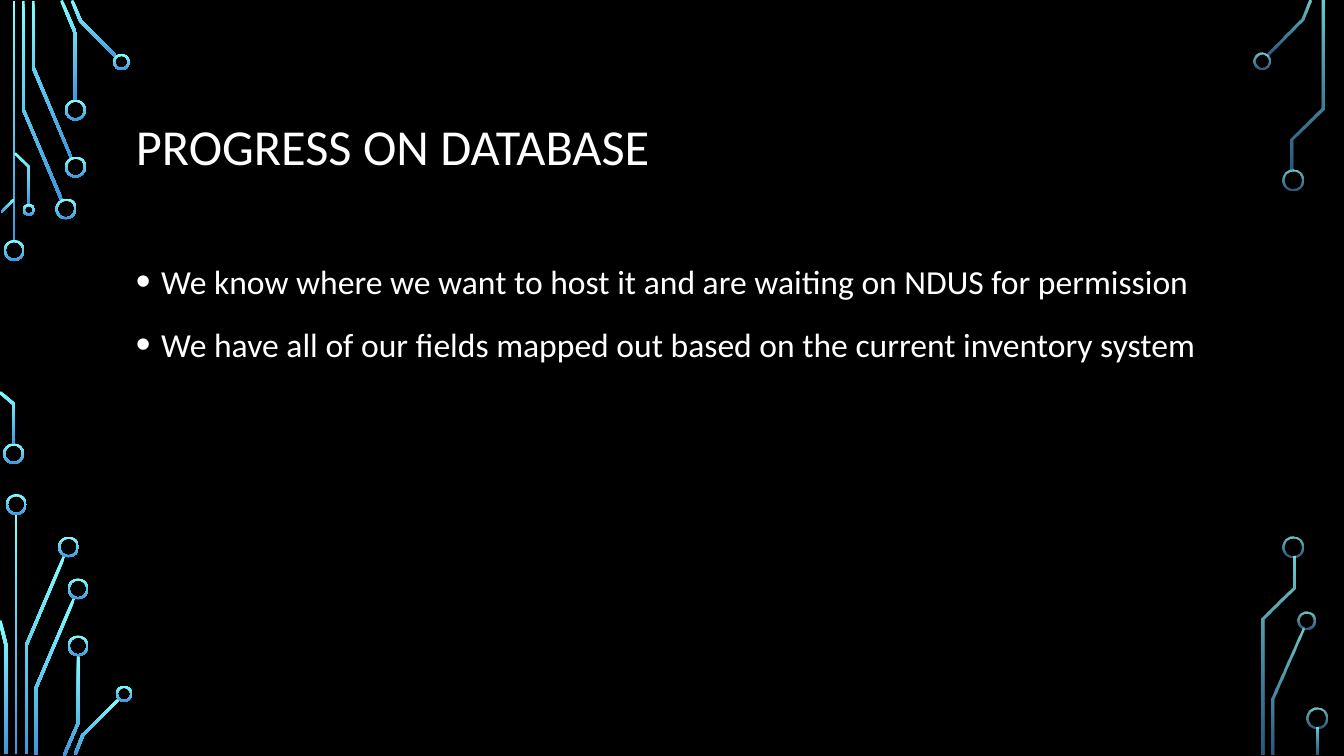
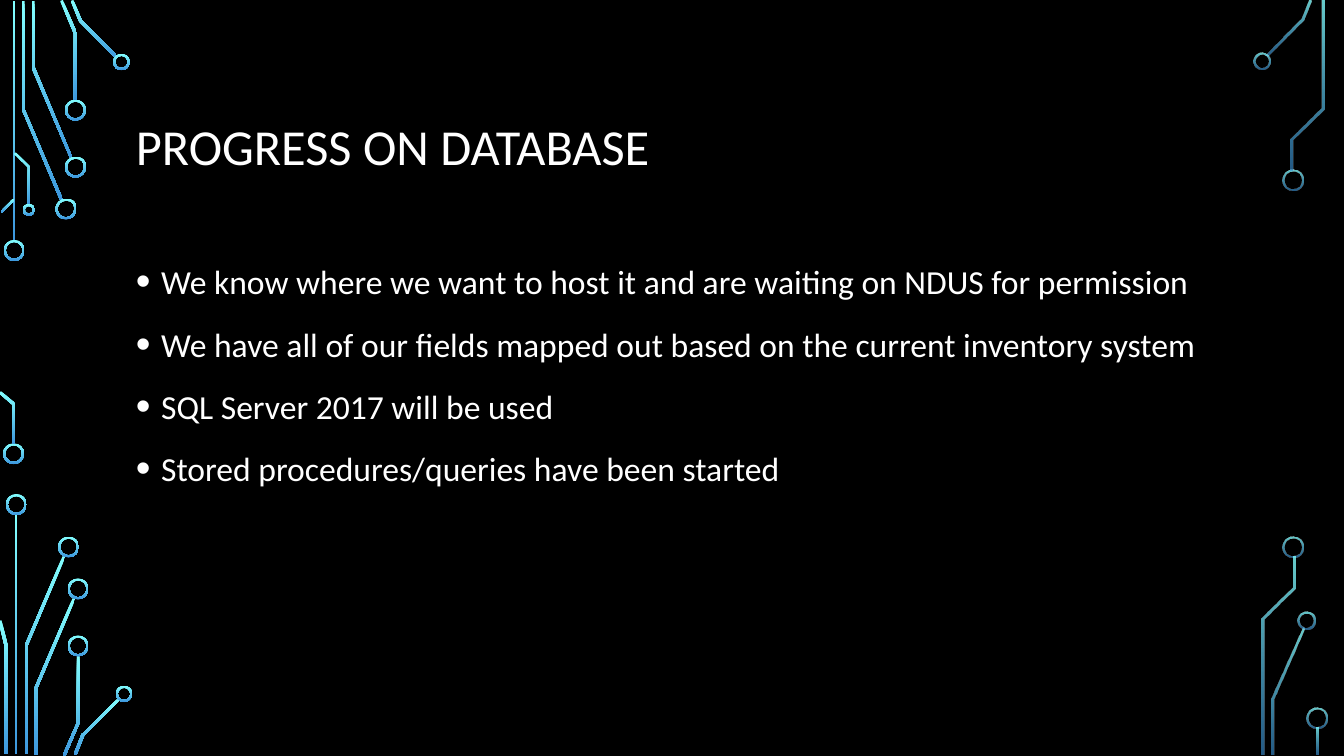
Before and after one commit to frozenNodak/InventoryManagement491, a slide deck: slide 4 of Inventory Management System demo draft.pptx. Drawn at 1344x756 pixels with LibreOffice and Linux fonts; fonts in the diff are those of the drawing; background and template pictures are left out. Boxes give left, top, right and bottom in pixels: in the first picture for what was removed or moved away, otherwise in the second. Text is boxed around its words. In the diff, an @@ line names an element or a change of style, - is before the commit and + after.

```diff
--- a/Inventory Management System demo draft.pptx
+++ b/Inventory Management System demo draft.pptx
@@ text at [161, 395, 780, 487]: paragraphs added @@
+• SQL Server 2017 will be used
+• Stored procedures/queries have been started
```
Also in this commit, not shown: 6 other slides changed.
